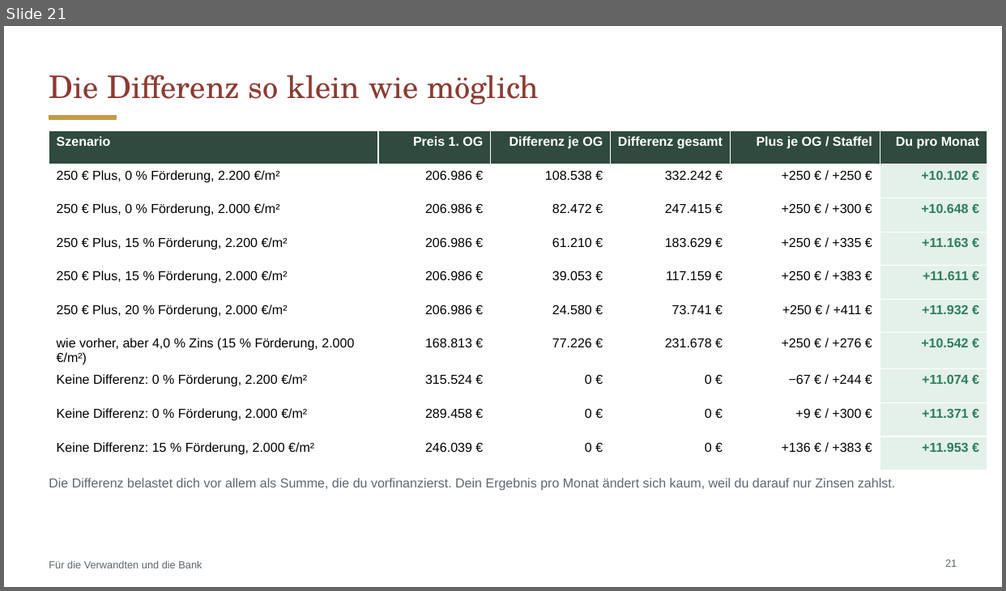
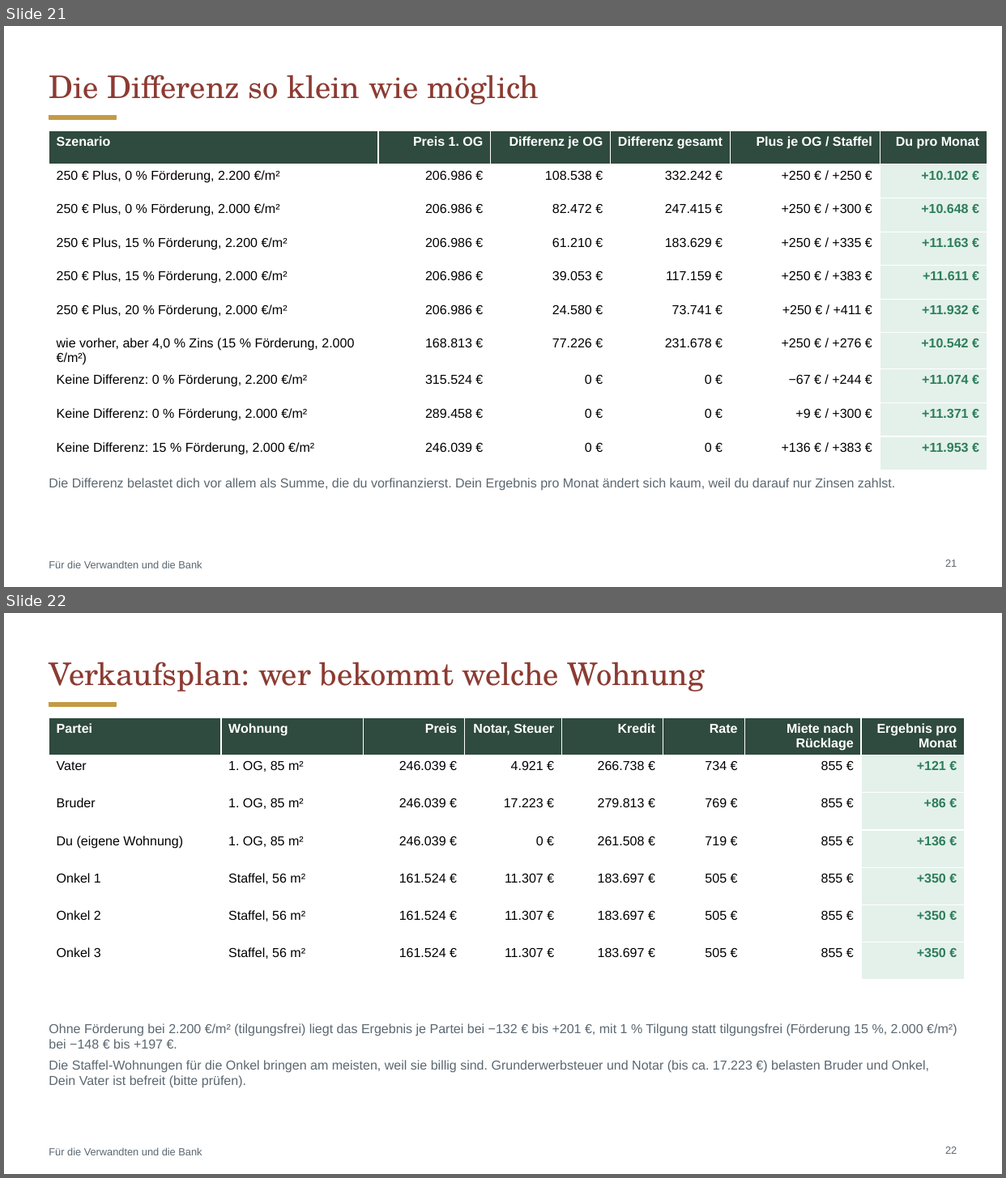
Before and after one commit to CartoonUsername/bau-projekt, a slide deck: praesentation/Neue-Mitte-Werlte_Baufeld3_6-Wohnungen_Gastro-EG.pptx. Shown one above the other, each under a label of ours: slide 21 before the commit, slides 21 and 22 after it. The pictures are 1006x591 and 1006x1178 pixels, drawn with LibreOffice and Linux fonts; fonts in the diff are those of the drawing. Boxes give left, top, right and bottom in pixels: in the first picture for what was removed or moved away, otherwise in the second. Text is boxed around its words. In the diff, an @@ line names an element or a change of style, - is before the commit and + after.

```diff
--- a/praesentation/Neue-Mitte-Werlte_Baufeld3_6-Wohnungen_Gastro-EG.pptx
+++ b/praesentation/Neue-Mitte-Werlte_Baufeld3_6-Wohnungen_Gastro-EG.pptx
@@ slide 22 added at [4, 613, 1002, 1174], background #FFFFFF; not listed: 1 template element that a slide beside it also shows @@
@@ title added at [49, 662, 705, 692], 30 pt, text #8C3B32 @@
+Verkaufsplan: wer bekommt welche Wohnung
@@ table added at [49, 717, 965, 962], 7 rows, 8 columns @@
+Partei | Wohnung | Preis | Notar, Steuer | Kredit | Rate | Miete nach Rücklage | Ergebnis pro Monat
+Vater | 1. OG, 85 m² | 246.039 € | 4.921 € | 266.738 € | 734 € | 855 € | +121 €
+Bruder | 1. OG, 85 m² | 246.039 € | 17.223 € | 279.813 € | 769 € | 855 € | +86 €
+Du (eigene Wohnung) | 1. OG, 85 m² | 246.039 € | 0 € | 261.508 € | 719 € | 855 € | +136 €
+Onkel 1 | Staffel, 56 m² | 161.524 € | 11.307 € | 183.697 € | 505 € | 855 € | +350 €
+Onkel 2 | Staffel, 56 m² | 161.524 € | 11.307 € | 183.697 € | 505 € | 855 € | +350 €
+Onkel 3 | Staffel, 56 m² | 161.524 € | 11.307 € | 183.697 € | 505 € | 855 € | +350 €
@@ text added at [49, 1024, 957, 1088], 12.5 pt, text #5B6770 @@
+Ohne Förderung bei 2.200 €/m² (tilgungsfrei) liegt das Ergebnis je Partei bei −132 € bis +201 €, mit 1 % Tilgung statt tilgungsfrei (Förderung 15 %, 2.000 €/m²) bei −148 € bis +197 €.
+Die Staffel-Wohnungen für die Onkel bringen am meisten, weil sie billig sind. Grunderwerbsteuer und Notar (bis ca. 17.223 €) belasten Bruder und Onkel, Dein Vater ist befreit (bitte prüfen).
@@ page number added at [945, 1147, 957, 1154], 10 pt, text #5B6770 @@
+22
@@ text added at [49, 1148, 202, 1156], 10 pt, text #5B6770 @@
+Für die Verwandten und die Bank
```
Also in this commit, not shown: 1 other slide added, 6 other files.
